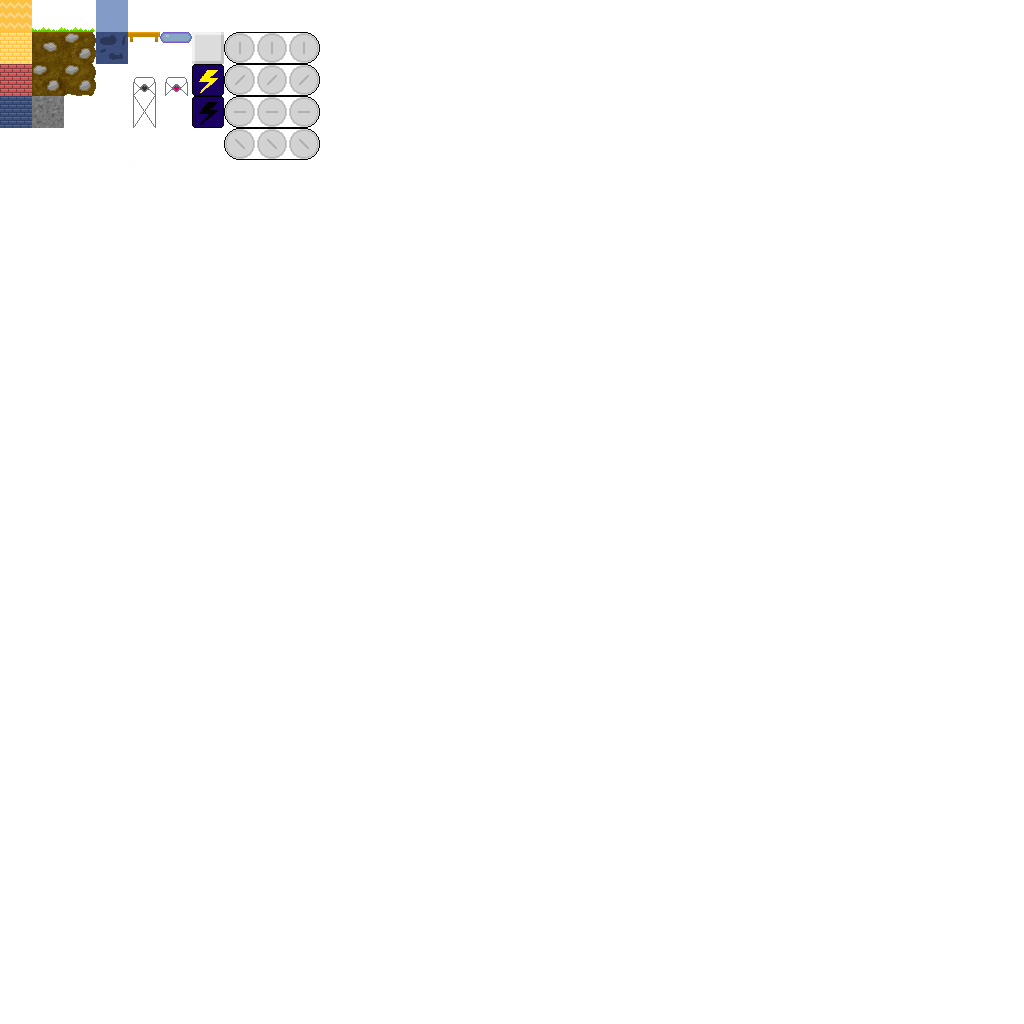
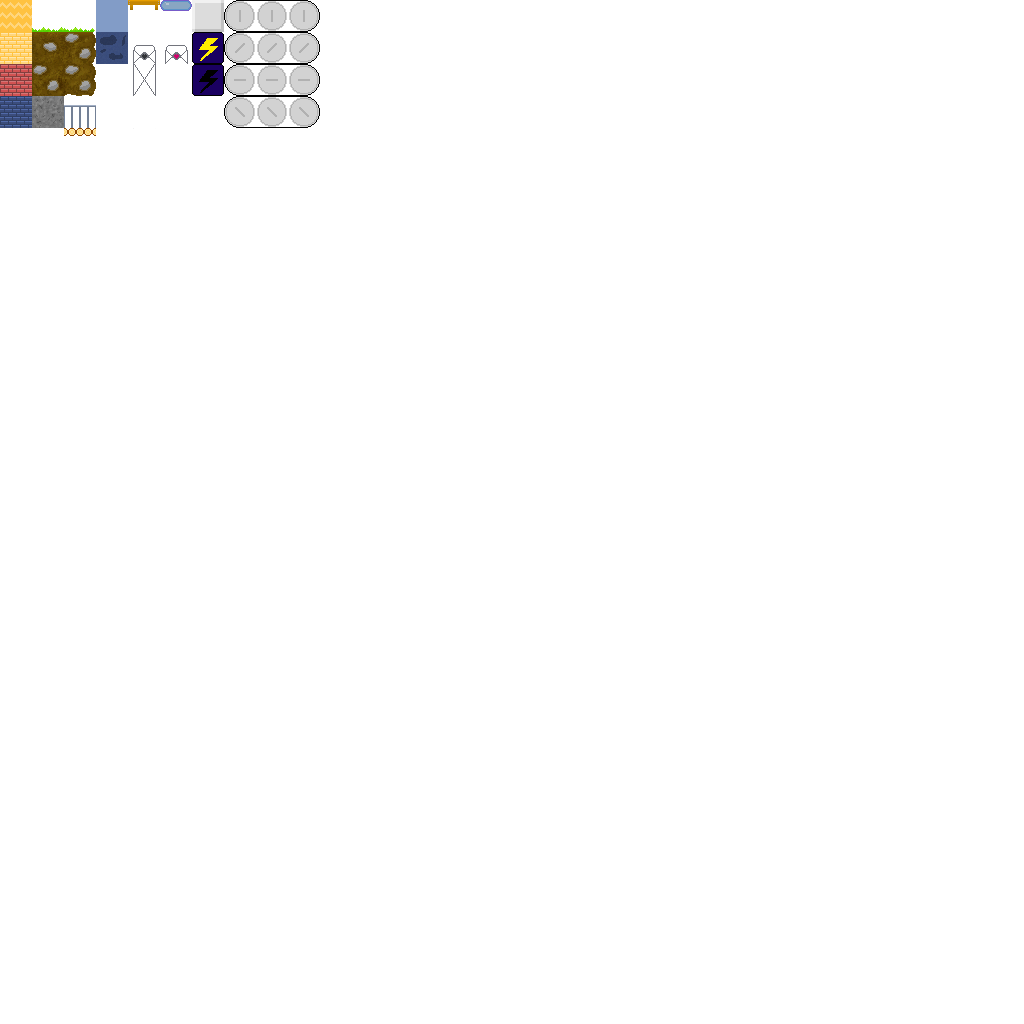
Revision of a layered w=1024, h=1024 image; what changed, layer by layer:
painted on "FG" over [64, 0, 320, 161]
